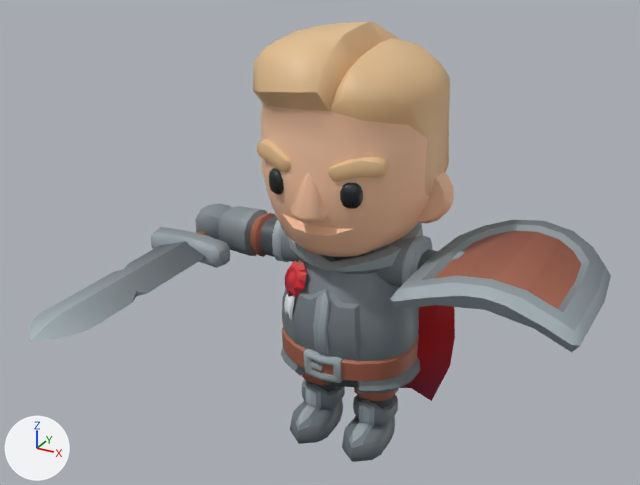
A saved change to the glTF model src/assets/models/king.glb.
Both versions are drawn from a 50 mm lens placed at (1.93, -3.86, 3.06), pointed at (0.03, -0.41, 1.33). Arrows for +X, +Y and +Z are at lower left; the lights stay in place. The picture after the commit comes second. Where no turn or scale is listed for an object, it has been applied to the vertices. Vertices at exactly the same position are counted once.

Objects in the first picture: '1H_Sword', 'Badge_Shield', 'Knight_ArmLeft', 'Knight_ArmRight', 'Knight_Body', 'Knight_Cape', 'Knight_Head', 'Knight_LegLeft', 'Knight_LegRight'.
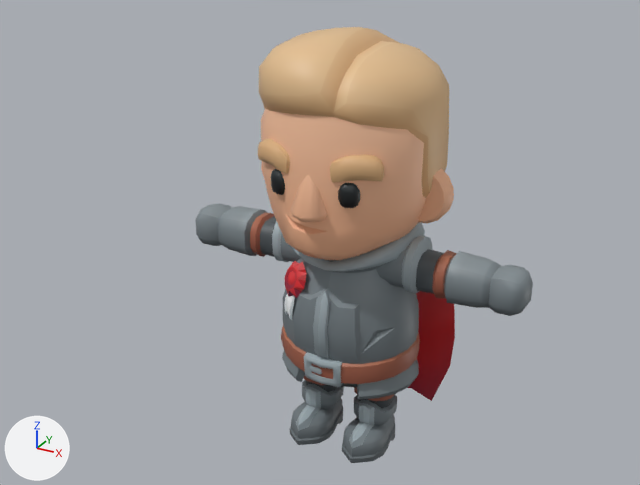
Where the newer file only moved an object's origin or applied its transform, the numbers keep the older frame.

The change, as a diff of the scene's bpy script:
```diff
--- a/src/assets/models/king.glb.py
+++ b/src/assets/models/king.glb.py
@@ me_prototypepete_body_020 @@
-me_prototypepete_body_020.from_pydata(...)  # 540 vertices, 1052 faces; spans x -0.402..0.402, y -0.366..0.386, z 0.376..1.293
+me_prototypepete_body_020.from_pydata(...)  # 658 vertices, 1288 faces; spans x -0.395..0.395, y -0.366..0.413, z 0.376..1.301
+# me_prototypepete_body_020 part 1: the loose piece of 48 vertices spanning x -0.108..0.109, y -0.35..-0.23, z 0.497..0.657 is moved by (0.0, 0.0, -0.023)
+# me_prototypepete_body_020 part 2: the loose piece of 16 vertices spanning x -0.087..0.006, y -0.335..-0.299, z 0.555..0.592 is moved by (0.0, 0.0, -0.023)
+# me_prototypepete_body_020 part 3: 128 vertices moved from x -0.402..0.402, y -0.352..0.34, z 0.421..0.823 to x -0.395..0.388, y -0.352..0.34, z 0.387..0.818; 41 vertices removed from x -0.382..0.359, y -0.277..0.302, z 0.426..0.823; 86 vertices added at x -0.388..0.395, y -0.327..0.324, z 0.383..0.821
+# me_prototypepete_body_020 part 4: 90 vertices moved from x -0.358..0.356, y -0.272..0.386, z 1.097..1.293 to x -0.358..0.328, y -0.272..0.376, z 1.031..1.299; 37 vertices removed from x -0.328..0.358, y -0.284..0.384, z 1.095..1.282; 110 vertices added at x -0.363..0.363, y -0.289..0.413, z 1.027..1.301
+# me_prototypepete_body_020 part 5: 33 kept faces spanning x -0.395..0.328, y -0.217..0.313, z 0.405..1.202 get new texture (UV) coordinates
 me_prototypepete_body_020.materials.append(mat_knight_texture)
@@ me_prototypepete_head_001 @@
-me_prototypepete_head_001.from_pydata(...)  # 527 vertices, 956 faces; spans x -0.543..0.543, y -0.532..0.485, z 1.216..2.315
+me_prototypepete_head_001.from_pydata(...)  # 593 vertices, 1082 faces; spans x -0.543..0.543, y -0.532..0.482, z 1.216..2.284
+# me_prototypepete_head_001 part 6: the loose piece of 40 vertices spanning x 0.15..0.25, y -0.445..-0.36, z 1.543..1.67 is moved by (-0.011, 0.0, 0.0)
+# me_prototypepete_head_001 part 7: the loose piece of 40 vertices spanning x -0.25..-0.15, y -0.445..-0.36, z 1.543..1.67 is moved by (0.011, 0.0, 0.0)
+# me_prototypepete_head_001 part 8: the loose piece of 46 vertices spanning x 0.062..0.347, y -0.46..-0.264, z 1.674..1.795 is rebuilt with 56 vertices and now spans x 0.083..0.337, y -0.458..-0.297, z 1.662..1.807
+# me_prototypepete_head_001 part 9: the loose piece of 46 vertices spanning x -0.347..-0.062, y -0.46..-0.264, z 1.674..1.795 is rebuilt with 56 vertices and now spans x -0.337..-0.083, y -0.458..-0.297, z 1.662..1.807
+# me_prototypepete_head_001 part 10: 85 vertices moved from x -0.492..0.487, y -0.496..0.475, z 1.496..2.281 to x -0.464..0.476, y -0.464..0.482, z 1.472..2.24; 69 vertices removed from x -0.489..0.489, y -0.488..0.485, z 1.496..2.315; 105 vertices added at x -0.482..0.473, y -0.43..0.45, z 1.415..2.284
+# me_prototypepete_head_001 part 11: 17 vertices moved from x -0.347..0.282, y -0.452..-0.225, z 1.239..1.716 to x -0.353..0.282, y -0.447..-0.225, z 1.239..1.715; 12 vertices removed from x -0.282..0.347, y -0.44..-0.163, z 1.29..1.716; 22 vertices added at x -0.279..0.353, y -0.457..-0.173, z 1.29..1.72
+# me_prototypepete_head_001 part 12: 358 kept faces spanning x -0.543..0.543, y -0.532..0.482, z 1.216..2.08 get new texture (UV) coordinates
 me_prototypepete_head_001.materials.append(mat_knight_texture)
@@ ob_badge_shield @@
-ob_badge_shield = bpy.data.objects.new('Badge_Shield', me_cylinder_280)
@@ ob_1h_sword @@
-ob_1h_sword = bpy.data.objects.new('1H_Sword', me_cube_003)
```

Changed parts and their boxes (x1, y1, x2, y2) in the pictures (640 x 485 px; the box of a moved part takes in the faces that stretch with it):
'Knight_Head', reshaped: before (253, 22, 454, 257); after (258, 27, 454, 260)
'Knight_Body', reshaped: before (281, 223, 423, 394); after (281, 223, 425, 399)
'Badge_Shield', deleted: before (390, 220, 611, 352)
'1H_Sword', deleted: before (29, 227, 230, 342)
part 1 of me_prototypepete_body_020, moved or reshaped: before (304, 348, 342, 383); after (304, 352, 343, 387)
part 2 of me_prototypepete_body_020, moved or reshaped: before (309, 361, 323, 371); after (309, 365, 322, 374)
part 3 of me_prototypepete_body_020, moved or reshaped: before (282, 300, 420, 394); after (281, 297, 420, 399)
part 4 of me_prototypepete_body_020, moved or reshaped: before (288, 223, 423, 304); after (292, 223, 425, 304)
part 5 of me_prototypepete_body_020, surface changed: before (281, 269, 379, 362); after (358, 267, 379, 276)
part 6 of me_prototypepete_head_001, moved or reshaped: before (340, 183, 363, 209); after (338, 183, 360, 208)
part 7 of me_prototypepete_head_001, moved or reshaped: before (269, 168, 284, 195); after (271, 169, 285, 195)
part 8 of me_prototypepete_head_001, rebuilt: before (328, 157, 388, 181); after (330, 154, 384, 183)
part 9 of me_prototypepete_head_001, rebuilt (8% narrower, 9% taller): before (256, 139, 291, 172); after (258, 138, 290, 174)
part 10 of me_prototypepete_head_001, moved or reshaped: before (253, 22, 450, 224); after (259, 27, 449, 224)
part 11 of me_prototypepete_head_001, moved or reshaped: before (268, 172, 412, 257); after (268, 175, 412, 260)
part 12 of me_prototypepete_head_001, surface changed: before (253, 61, 450, 257); after (261, 93, 448, 260)
'Knight_ArmLeft', unchanged, uncovered by the edit: before (363, 235, 465, 287); after (376, 235, 533, 316)
